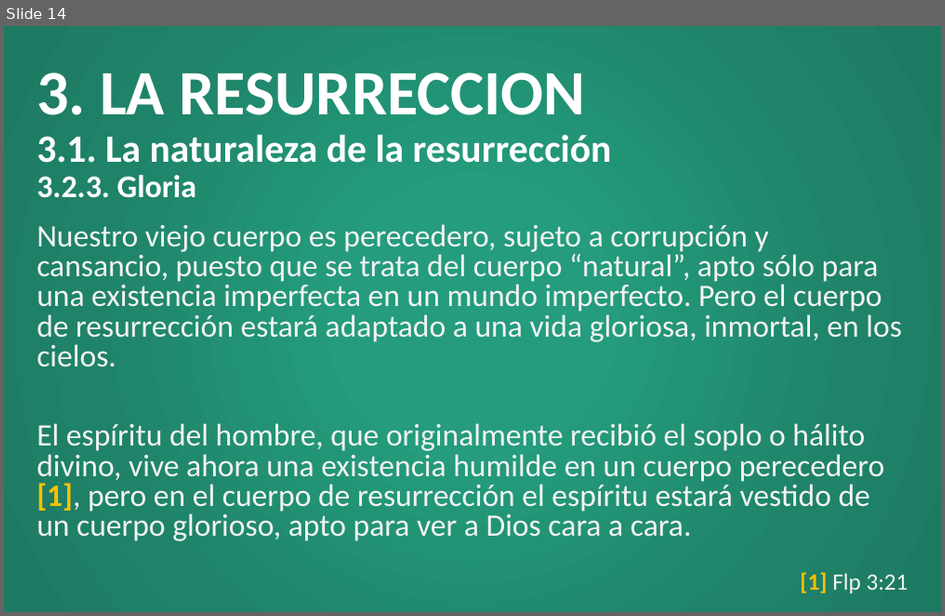
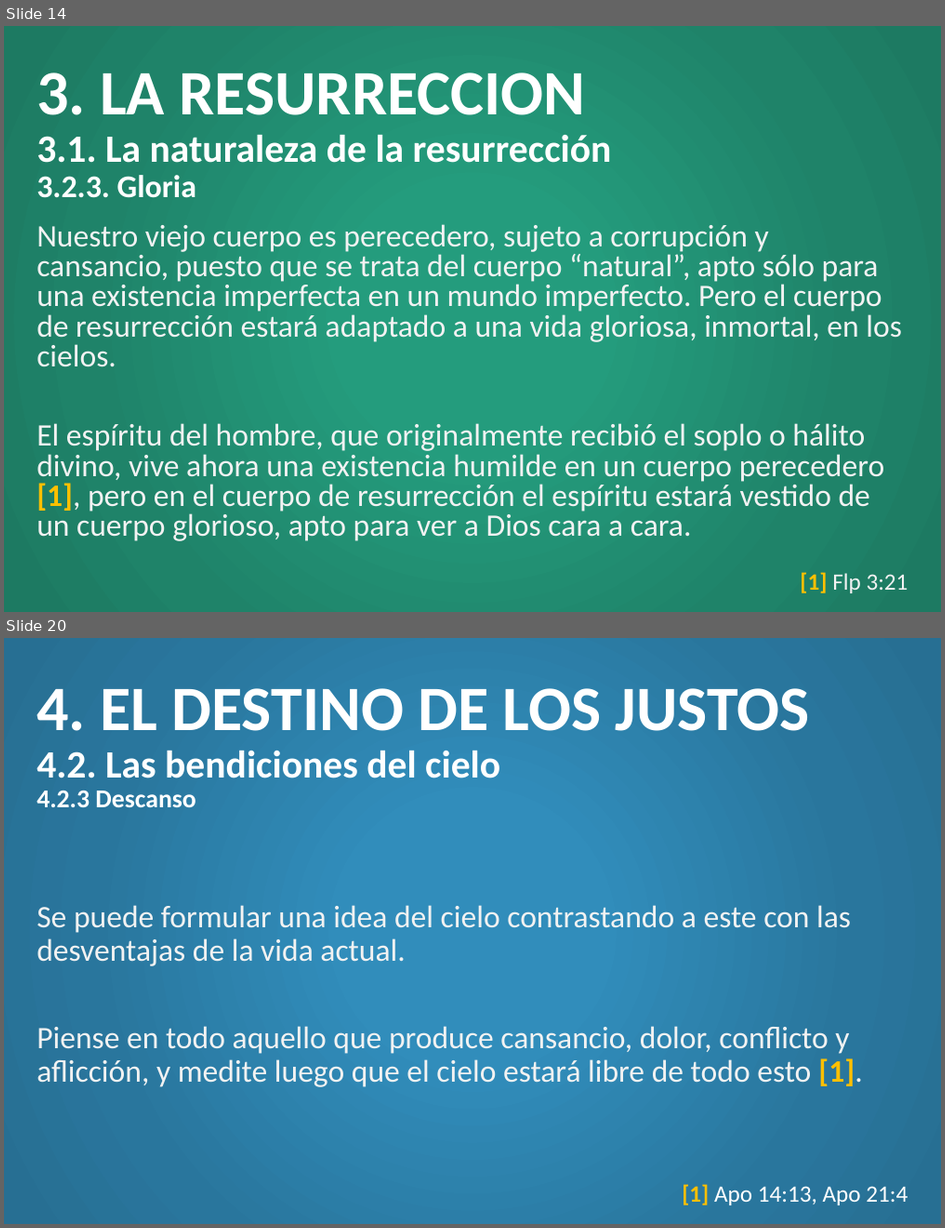
Before and after one commit to CreyTuning/documents, a slide deck: slideshow/Teologia Sistematica y Biblica - Myer Pearlman/Clases/10. Acontecimientos finales.pptx. Shown one above the other, each under a label of ours: slide 14 before the commit, slides 14 and 20 after it; the slides between them are not shown. The pictures are 945x616 and 945x1228 pixels, drawn with LibreOffice and Linux fonts; fonts in the diff are those of the drawing. Boxes give left, top, right and bottom in pixels: in the first picture for what was removed or moved away, otherwise in the second. Text is boxed around its words. In the diff, an @@ line names an element or a change of style, - is before the commit and + after.

```diff
--- a/slideshow/Teologia Sistematica y Biblica - Myer Pearlman/Clases/10. Acontecimientos finales.pptx
+++ b/slideshow/Teologia Sistematica y Biblica - Myer Pearlman/Clases/10. Acontecimientos finales.pptx
@@ slide 20 added at (x1=4, y1=638, x2=941, y2=1224), background gradient #318DBB to #29769D to #276F93 @@
@@ title added at (x1=37, y1=688, x2=809, y2=807), 29.7 pt, text #FFFFFF, bold @@
+4. EL DESTINO DE LOS JUSTOS
+4.2. Las bendiciones del cielo
+4.2.3 Descanso
@@ text added at (x1=37, y1=905, x2=862, y2=1087), 24 pt, text #F2F2F2 @@
+Se puede formular una idea del cielo contrastando a este con las desventajas de la vida actual.
+Piense en todo aquello que produce cansancio, dolor, conflicto y aflicción, y medite luego que el cielo estará libre de todo esto [1].
@@ text added at (x1=682, y1=1184, x2=908, y2=1205), 18 pt, text #FFFFFF @@
+[1] Apo 14:13, Apo 21:4
```
Also in this commit, not shown: 20 other slides added, 2 other files.
